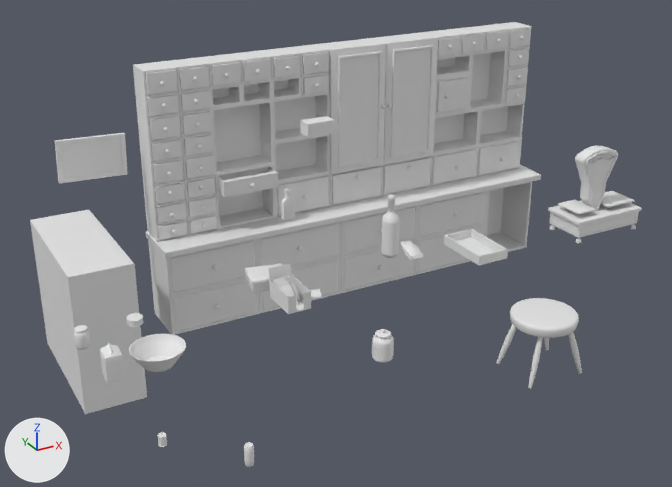
A saved change to the FBX model Fossa CRPG Project/Assets/Art/3d/Models/Furniture/Shelf.fbx.
One viewpoint serves both versions: a 50 mm lens placed at (-3.27, -6.91, 5.22), pointed at (0.92, 0.7, 1.42). Every picture has the same lights, and +X, +Y and +Z are marked at lower left. Materials are left out; every surface is plain grey. Where no turn or scale is listed for an object, it has been applied to the vertices.

Names of what the first picture shows: 'Antique Bottle001', 'Bag001', 'Big Jar', 'Bowl', 'Cabinet', 'Certificate', 'Flour002', 'Holding Box', 'Jam Jar', 'Packet006', 'Packet010', 'Packet017', 'Packet018', 'Scales', 'Shelves', 'Small Box', 'Soup Can001', 'Stool', 'Tall Soft Drink Can005', 'Tea Box001', 'Tin', 'Tuna Can', 'Wine Bottle'.
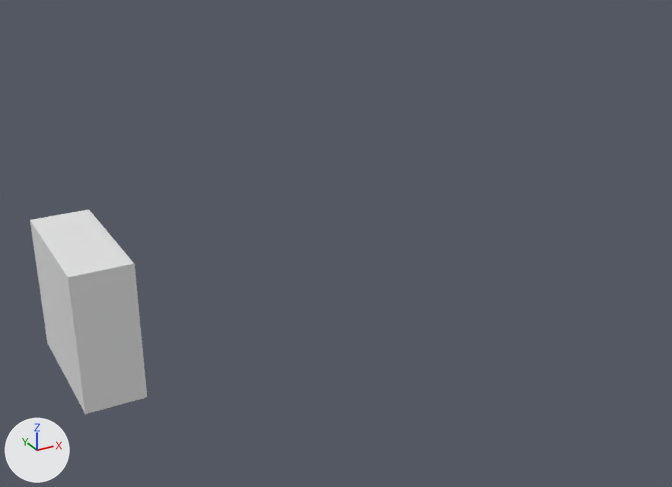
The newer file is also turned or shifted as a whole; pictures and numbers use the older file's frame.

Boxes (x1, y1, x2, y2) around the edits, measured in the pictures (672 x 487 px):
'Cabinet', deleted: before (133, 22, 541, 335)
'Scales', deleted: before (548, 145, 642, 243)
'Stool', deleted: before (496, 298, 582, 389)
'Certificate', deleted: before (55, 133, 128, 184)
'Bowl', deleted: before (129, 334, 186, 372)
'Holding Box', deleted: before (444, 229, 508, 265)
'Small Box', deleted: before (268, 263, 311, 314)
'Wine Bottle', deleted: before (381, 194, 400, 258)
'Flour002', deleted: before (100, 343, 125, 384)
'Big Jar', deleted: before (372, 329, 394, 363)
'Tin', deleted: before (244, 264, 282, 293)
'Tea Box001', deleted: before (300, 116, 334, 137)
'Jam Jar', deleted: before (73, 325, 91, 350)
'Antique Bottle001', deleted: before (281, 188, 295, 220)
'Bag001', deleted: before (400, 240, 424, 260)
'Tall Soft Drink Can005', deleted: before (244, 442, 254, 467)
'Tuna Can', deleted: before (126, 313, 144, 327)
'Soup Can001', deleted: before (157, 432, 167, 447)
'Packet010', deleted: before (280, 286, 298, 306)
'Packet018', deleted: before (310, 289, 322, 299)
'Packet017', deleted: before (291, 282, 299, 302)
'Packet006', deleted: before (277, 281, 289, 287)

The change, as a list of edits to the scene's bpy script:
```text
Remove ob_tea_box001:
    ob_tea_box001 = bpy.data.objects.new('Tea Box001', me_mesh_028)
    ob_tea_box001.location = (0.89, 1.031, 2.499)
Remove ob_packet018:
    ob_packet018 = bpy.data.objects.new('Packet018', me_mesh_029)
    ob_packet018.location = (0.538, 0.454, 1.045)
Remove ob_packet010:
    ob_packet010 = bpy.data.objects.new('Packet010', me_mesh_007)
    ob_packet010.location = (0.602, 0.221, 0.981)
Remove ob_packet006:
    ob_packet006 = bpy.data.objects.new('Packet006', me_mesh_011)
    ob_packet006.location = (0.602, 0.357, 0.981)
Remove ob_soup_can001:
    ob_soup_can001 = bpy.data.objects.new('Soup Can001', me_mesh_031)
    ob_soup_can001.location = (-1.213, 0.159, 0.041)
Remove ob_jam_jar:
    ob_jam_jar = bpy.data.objects.new('Jam Jar', me_mesh_001)
    ob_jam_jar.location = (-1.927, -0.344, 1.524)
Remove ob_scales:
    ob_scales = bpy.data.objects.new('Scales', me_mesh_022)
    ob_scales.location = (4.104, 0.439, 1.291)
Remove ob_small_box:
    ob_small_box = bpy.data.objects.new('Small Box', me_mesh_003)
    ob_small_box.location = (0.31, 0.401, 1.028)
Remove ob_tuna_can:
    ob_tuna_can = bpy.data.objects.new('Tuna Can', me_mesh)
    ob_tuna_can.location = (-1.262, 0.518, 1.163)
Remove ob_stool:
    ob_stool = bpy.data.objects.new('Stool', me_mesh_024)
    ob_stool.location = (2.802, -0.391, -0.046)
Remove ob_packet017:
    ob_packet017 = bpy.data.objects.new('Packet017', me_mesh_004)
    ob_packet017.location = (0.351, 0.806, 0.981)
Remove ob_tall_soft_drink_can005:
    ob_tall_soft_drink_can005 = bpy.data.objects.new('Tall Soft Drink Can005', me_mesh_030)
    ob_tall_soft_drink_can005.location = (-1.199, -1.887, 1.165)
Remove ob_bowl:
    ob_bowl = bpy.data.objects.new('Bowl', me_mesh_021)
    ob_bowl.location = (-1.31, -0.313, 1.152)
Remove ob_bag001:
    ob_bag001 = bpy.data.objects.new('Bag001', me_mesh_033)
    ob_bag001.location = (1.876, 0.703, 1.124)
Remove ob_tin:
    ob_tin = bpy.data.objects.new('Tin', me_mesh_018)
    ob_tin.location = (0.094, 0.662, 1.021)
Remove ob_big_jar:
    ob_big_jar = bpy.data.objects.new('Big Jar', me_mesh_002)
    ob_big_jar.location = (0.462, -0.968, 1.06)
Remove ob_cabinet:
    ob_cabinet = bpy.data.objects.new('Cabinet', me_mesh_023)
    ob_cabinet.location = (2.183, 2.507, -0.031)
Remove ob_holding_box:
    ob_holding_box = bpy.data.objects.new('Holding Box', me_mesh_020)
    ob_holding_box.location = (2.582, 0.556, 1.083)
Remove ob_wine_bottle:
    ob_wine_bottle = bpy.data.objects.new('Wine Bottle', me_mesh_019)
    ob_wine_bottle.location = (0.873, -0.405, 1.73)
Remove ob_flour002:
    ob_flour002 = bpy.data.objects.new('Flour002', me_mesh_032)
    ob_flour002.location = (-1.848, -0.912, 1.547)
Remove ob_certificate:
    ob_certificate = bpy.data.objects.new('Certificate', me_mesh_026)
    ob_certificate.location = (-0.955, 2.769, 2.032)
Remove ob_antique_bottle001:
    ob_antique_bottle001 = bpy.data.objects.new('Antique Bottle001', me_mesh_027)
    ob_antique_bottle001.location = (0.458, 0.849, 1.731)
```
